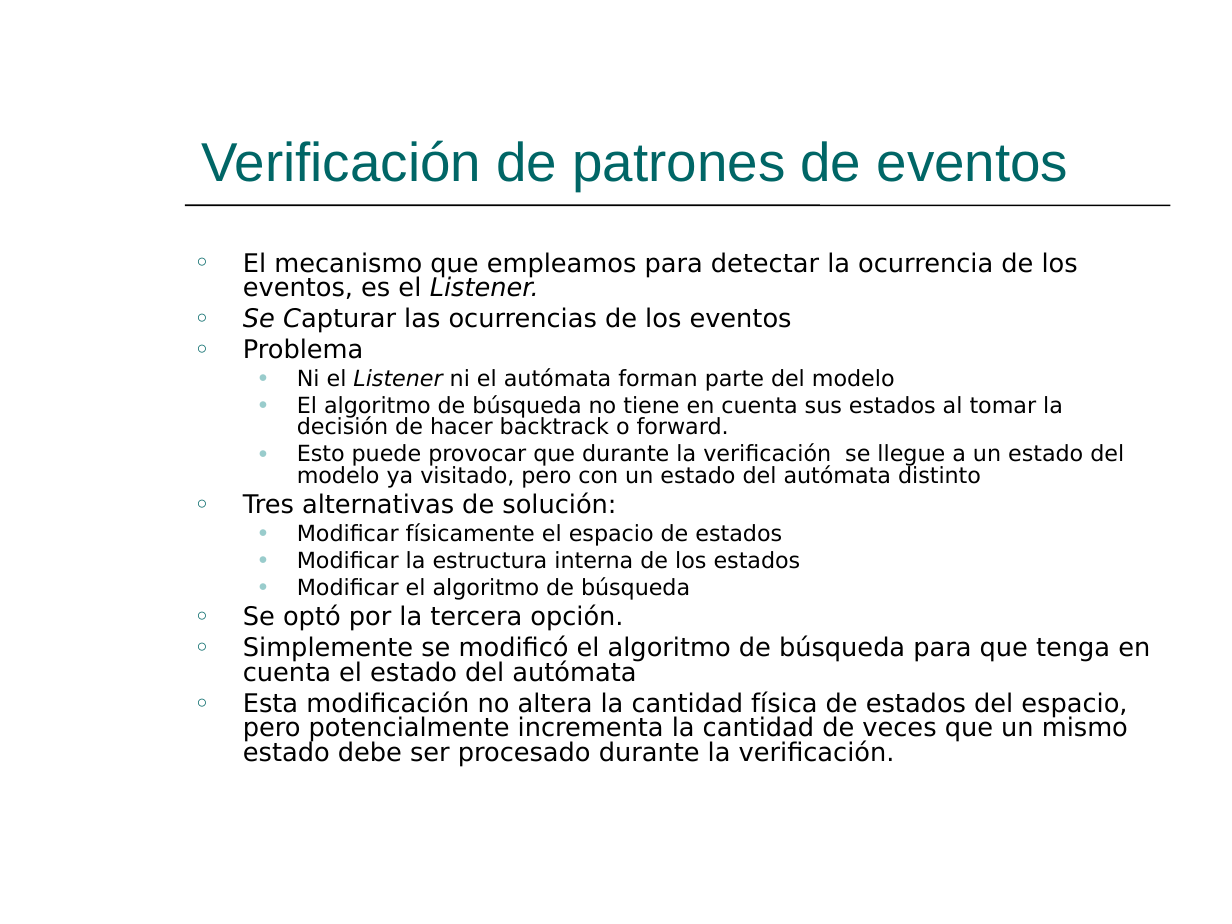
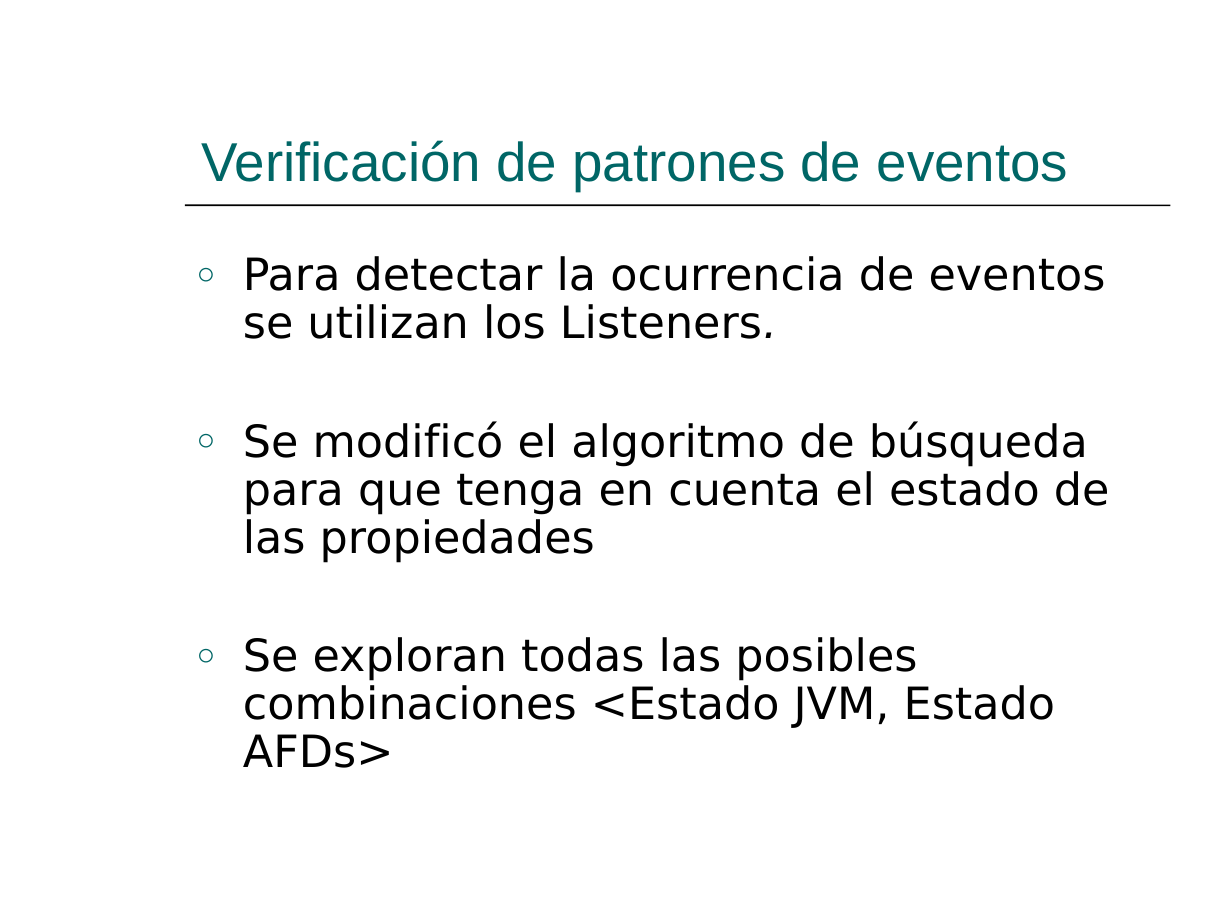
Before and after one commit to hugomelendez/tesis-jpf-2006, a slide deck: slide 25 of tesis-doc/Presentación.ppt (slide 23 before the commit). Drawn at 1232x924 pixels with LibreOffice and Linux fonts; fonts in the diff are those of the drawing. Boxes give left, top, right and bottom in pixels: in the first picture for what was removed or moved away, otherwise in the second. Text is boxed around its words. In the diff, an @@ line names an element or a change of style, - is before the commit and + after.

```diff
--- a/tesis-doc/Presentación.ppt
+++ b/tesis-doc/Presentación.ppt
@@ text at [243,256,1110,768]: text changed; size 15 to 26 pt @@
-○ El mecanismo que empleamos para detectar la ocurrencia de los eventos, es el Listener.
-○ Se Capturar las ocurrencias de los eventos
-○ Problema
-  ● Ni el Listener ni el autómata forman parte del modelo
-  ● El algoritmo de búsqueda no tiene en cuenta sus estados al tomar la decisión de hacer backtrack o forward.
-  ● Esto puede provocar que durante la verificación se llegue a un estado del modelo ya visitado, pero con un estado del autómata distinto
-○ Tres alternativas de solución:
-  ● Modificar físicamente el espacio de estados
-  ● Modificar la estructura interna de los estados
-  ● Modificar el algoritmo de búsqueda
-○ Se optó por la tercera opción.
-○ Simplemente se modificó el algoritmo de búsqueda para que tenga en cuenta el estado del autómata
-○ Esta modificación no altera la cantidad física de estados del espacio, pero potencialmente incrementa la cantidad de veces que un mismo estado debe ser procesado durante la verificación.
+○ Para detectar la ocurrencia de eventos se utilizan los Listeners.
+○ Se modificó el algoritmo de búsqueda para que tenga en cuenta el estado de las propiedades
+○ Se exploran todas las posibles combinaciones <Estado JVM, Estado AFDs>
```
Also in this commit, not shown: 27 other slides changed, 2 slides added, 1 slide removed.
